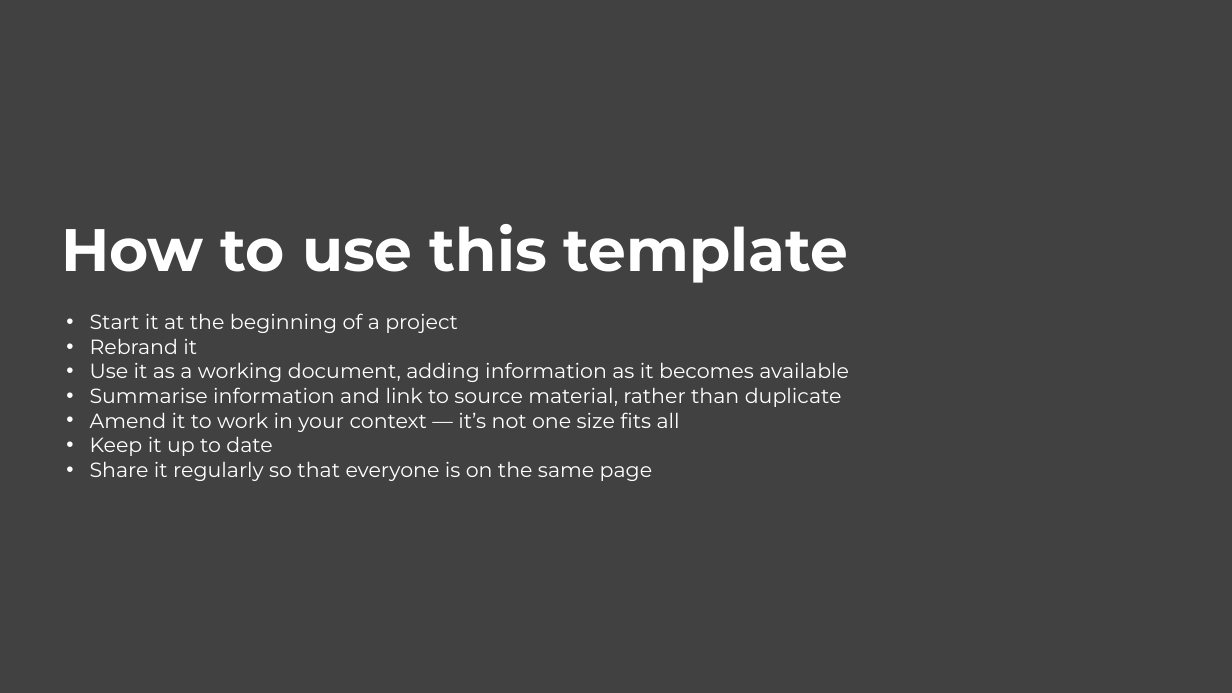
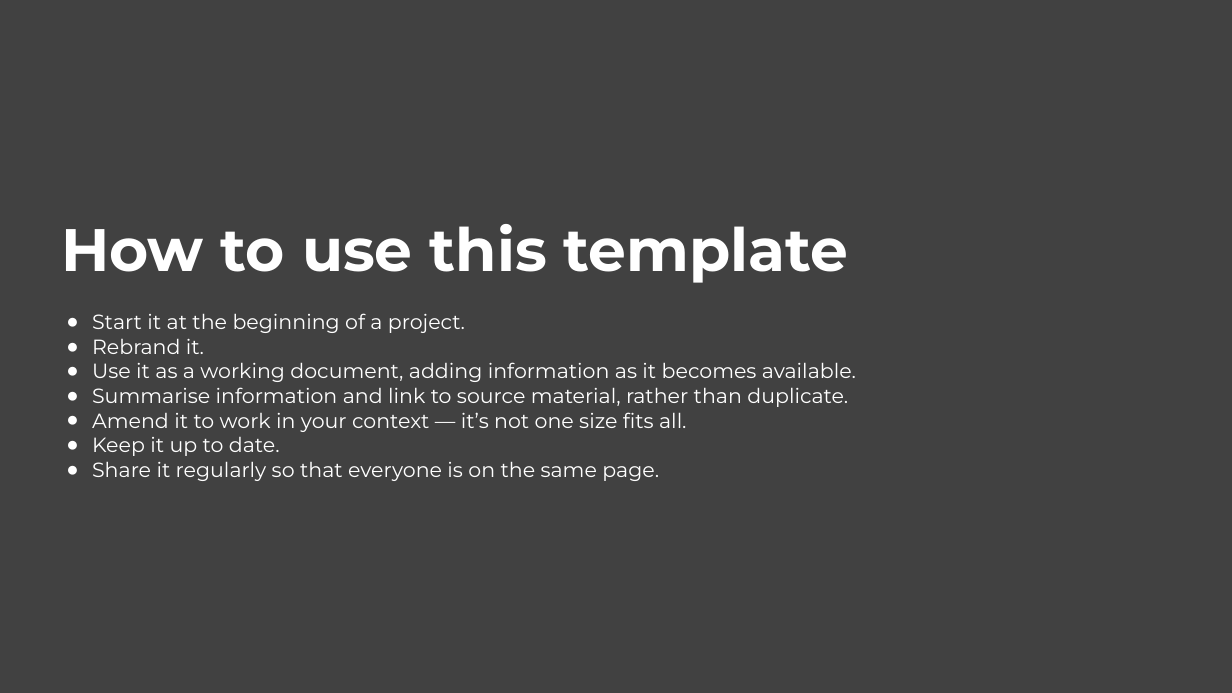
Before and after one commit to govau/service-manual, a slide deck: slide 4 of assets/files/content-strategy/content-strategy-template.pptx (slide 3 before the commit). Drawn at 1232x693 pixels with LibreOffice and Linux fonts; fonts in the diff are those of the drawing; background and template pictures are left out. Boxes give left, top, right and bottom in pixels: in the first picture for what was removed or moved away, otherwise in the second. Text is boxed around its words. In the diff, an @@ line names an element or a change of style, - is before the commit and + after.

Commit message:
Editorial QA - content strategy template (the template asset file)

```diff
--- a/assets/files/content-strategy/content-strategy-template.pptx
+++ b/assets/files/content-strategy/content-strategy-template.pptx
@@ title at bbox=[92, 313, 856, 481]: text changed @@
-• Start it at the beginning of a project
-• Rebrand it
-• Use it as a working document, adding information as it becomes available
-• Summarise information and link to source material, rather than duplicate
-• Amend it to work in your context — it’s not one size fits all
-• Keep it up to date
-• Share it regularly so that everyone is on the same page
+● Start it at the beginning of a project.
+● Rebrand it.
+● Use it as a working document, adding information as it becomes available.
+● Summarise information and link to source material, rather than duplicate.
+● Amend it to work in your context — it’s not one size fits all.
+● Keep it up to date.
+● Share it regularly so that everyone is on the same page.
```
Also in this commit, not shown: 11 other slides changed, 6 slides added, 4 other files.
